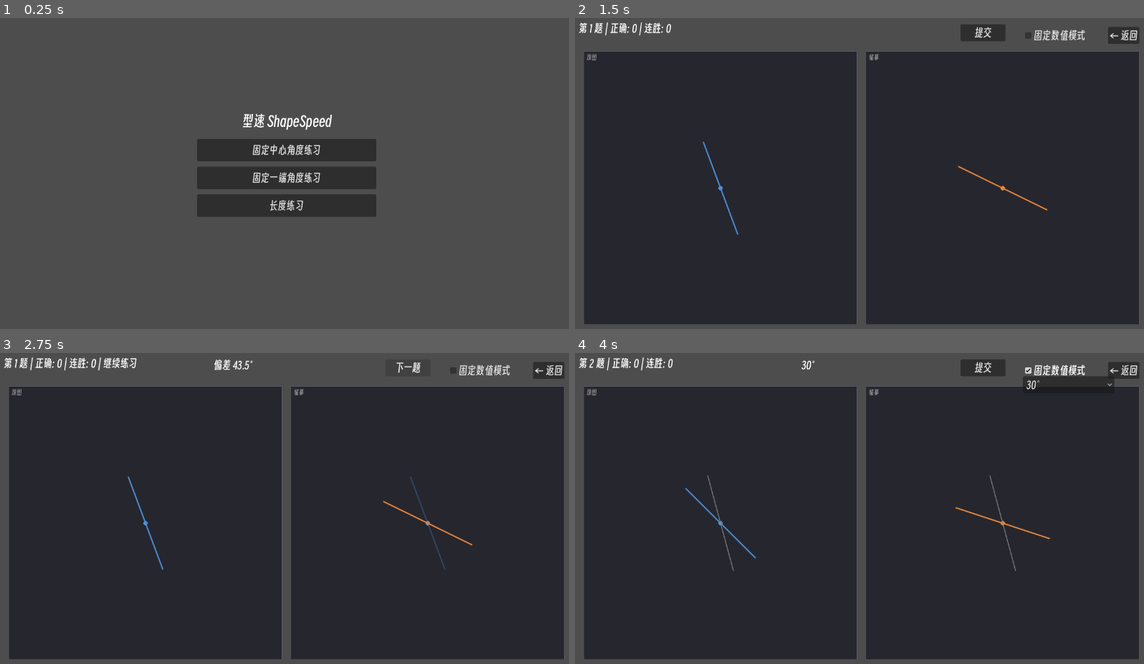
Above: before the commit, frames 1-4 (two rows, left to right).
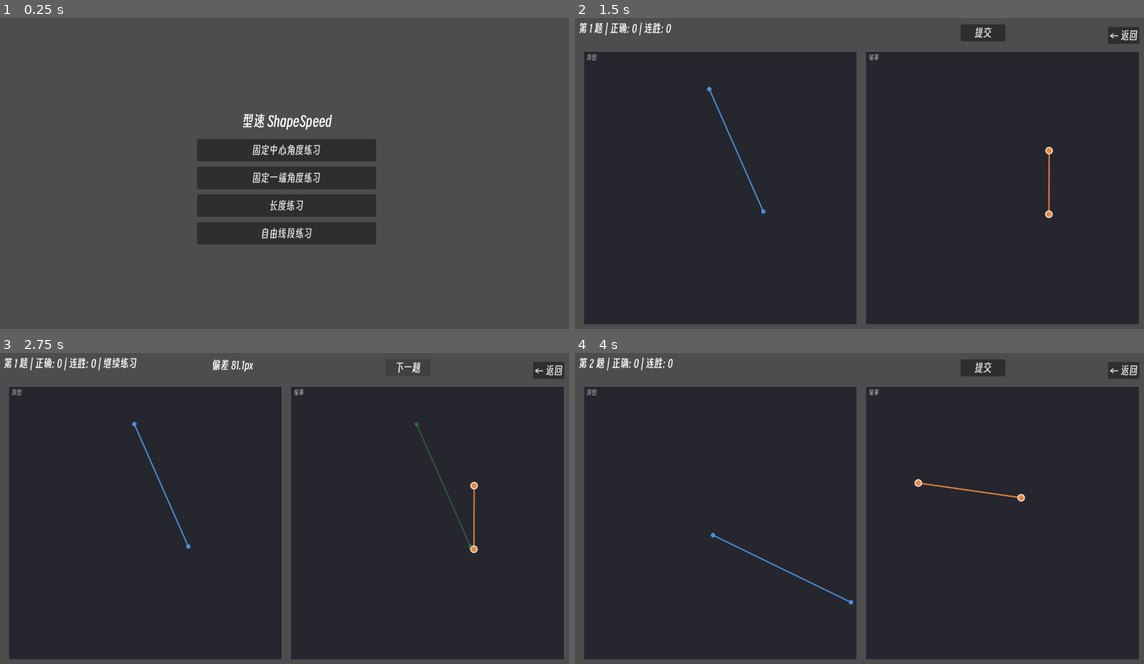
Above: after the commit, the same moments.

Repository: Andl-Liu/ShapeSpeed
Game: Godot game, scene res://src/scenes/menu.tscn
Same seed, same stepped clock (60 frames per second), same inputs: the game is played once before the commit and once after it.
Inputs (mouse positions are in pixels of both pictures, inside the frame that each line leads up to):
- Up to frame 1 (0.25 s): no input
- Up to frame 2 (1.5 s): click (859, 232) at 0.5 s, where only the run after the commit has a clickable "自由线段练习"; click (859, 148) at 1.25 s, where only the run before the commit has a clickable "固定中心角度练习"
- Up to frame 3 (2.75 s): click "提交" at 2 s
- Up to frame 4 (4 s): click "下一题" at 2.75 s; click (1070, 371) at 3.5 s, where only the run before the commit has a clickable "固定数值模式"

The runs differ from the first frame. In frame 1, 2.2% of the frame differs, in the area x 34-67%, y 65-73%; in frame 2, 0.7%; in frame 3, 1.0%; in frame 4, 1.4%.

Commit message:
完成了自由线段练习

Diff:
--- a/check_new_exercise.gd
+++ b/check_new_exercise.gd
@@ -147,5 +147,62 @@
 	assert(length_exercise.build_random_session_options() == {"is_fixed_length_mode": false},
 		"random session options mismatch")
 
+	# ══ 自由线段练习 ══
+	const FreeSegmentScript := preload("res://src/exercises/free_segment_exercise.gd")
+	var free_exercise = FreeSegmentScript.new()
+	assert(free_exercise != null, "free segment new() returned null")
+	assert(not free_exercise.has_fixed_value_mode(), "free segment should have no fixed value mode")
+
+	# 生成 200 次：目标/初始线段均满足边界与长度约束
+	for i in range(200):
+		free_exercise.generate(0)
+		var target_len: float = free_exercise._target_a.distance_to(free_exercise._target_b)
+		assert(target_len >= 50.0 and target_len <= 300.0,
+			"free target length out of range: %s" % target_len)
+		_assert_points_in_bounds(_collect_points(free_exercise.get_target_draw_date()), "free target")
+		_assert_points_in_bounds(_collect_points(free_exercise.get_copy_draw_date()), "free copy")
+		_assert_points_in_bounds(_collect_points(free_exercise.get_answer_draw_date()), "free answer")
+
+	# 精确复刻 → 无暇、满分
+	free_exercise._target_a = Vector2(100, 100)
+	free_exercise._target_b = Vector2(300, 100)
+	free_exercise._user_a = Vector2(100, 200)
+	free_exercise._user_b = Vector2(300, 200)
+	free_exercise.is_generated = true
+
+	var dragged_a: Vector2 = free_exercise.on_point_dragged(0, Vector2(100, 100))
+	assert(dragged_a == Vector2(100, 100), "drag point 0 failed: %s" % dragged_a)
+	free_exercise.on_point_dragged(1, Vector2(300, 100))
+
+	var r_exact: Dictionary = free_exercise.validate()
+	assert(r_exact["rating"] == BaseExercise.Rating.FLAWLESS, "exact copy should be flawless")
+	assert(absf(r_exact["score"] - 100.0) < 0.001, "exact copy should score 100")
+	assert(r_exact["average_error_px"] == 0.0, "exact copy error should be 0")
+
+	# 交换两个端点顺序也应无暇（最小匹配）
+	free_exercise._user_a = Vector2(300, 100)
+	free_exercise._user_b = Vector2(100, 100)
+	var r_swap: Dictionary = free_exercise.validate()
+	assert(r_swap["rating"] == BaseExercise.Rating.FLAWLESS, "swapped copy should be flawless")
+
+	# 单端点偏差 8px → 平均 4px → 完美
+	free_exercise._user_a = Vector2(308, 100)
+	free_exercise._user_b = Vector2(100, 100)
+	var r_perfect: Dictionary = free_exercise.validate()
+	assert(r_perfect["rating"] == BaseExercise.Rating.PERFECT, "8px endpoint offset should be perfect")
+	assert(absf(r_perfect["average_error_px"] - 4.0) < 0.001, "avg error should be 4")
+
+	# 单端点偏差 16px → 平均 8px → 过关
+	free_exercise._user_a = Vector2(316, 100)
+	assert(free_exercise.validate()["rating"] == BaseExercise.Rating.PASS, "16px offset should be pass")
+
+	# 单端点偏差 24px → 平均 12px → 继续练习
+	free_exercise._user_a = Vector2(324, 100)
+	assert(free_exercise.validate()["rating"] == BaseExercise.Rating.PRACTICE, "24px offset should be practice")
+
+	# 越界拖拽被夹取到边界框内
+	var clamped: Vector2 = free_exercise.on_point_dragged(0, Vector2(600, 100))
+	assert(clamped == Vector2(490, 100), "drag should clamp to margin box: %s" % clamped)
+
 	print("CHECK_OK")
 	quit(0)
--- a/src/autoload/exercise_factory.gd
+++ b/src/autoload/exercise_factory.gd
@@ -13,6 +13,7 @@
 	"angle_fixed_center": preload("res://src/exercises/angle_fixed_center_exercise.gd"),
 	"angle_fixed_end": preload("res://src/exercises/angle_fixed_end_exercise.gd"),
 	"length": preload("res://src/exercises/length_exercise.gd"),
+	"free_segment": preload("res://src/exercises/free_segment_exercise.gd"),
 }
 
 ## 类型 → 显示名称
@@ -20,6 +21,7 @@
 	"angle_fixed_center": "固定中心角度练习",
 	"angle_fixed_end": "固定一端角度练习",
 	"length": "长度练习",
+	"free_segment": "自由线段练习",
 }
 
 
--- /dev/null
+++ b/src/exercises/free_segment_exercise.gd
@@ -0,0 +1,263 @@
+extends BaseExercise
+
+
+# ── 常量 ──
+
+## 线段端点距区域边缘的最小距离（逻辑像素）
+const EDGE_MARGIN := 10.0
+
+## 线段长度范围（逻辑像素）
+const LINE_LENGTH_MIN := 50.0
+const LINE_LENGTH_MAX := 300.0
+
+## 评价档位（两端点匹配后的平均绝对偏差，逻辑像素）
+const FLAWLESS_ERROR_PX := 1.0
+const PERFECT_ERROR_PX := 3.0
+const PASS_ERROR_PX := 5.0
+
+
+# ── 公开属性（由 ExerciseFactory 在 generate() 之前设置）──
+
+## 颜色相关
+@export var color_target  := Settings.COLORS.target
+@export var color_user    := Settings.COLORS.user
+@export var color_correct := Settings.COLORS.correct
+
+## 线宽相关
+@export var line_width_main := Settings.LINE_WIDTH.main
+
+
+# ── 内部状态 ──
+
+var _target_a: Vector2 = Settings.CANVAS.default_center - Vector2(90.0, 0.0)
+var _target_b: Vector2 = Settings.CANVAS.default_center + Vector2(90.0, 0.0)
+var _user_a: Vector2 = _target_a
+var _user_b: Vector2 = _target_b
+
+
+# ── 辅助 ──
+
+## 判断逻辑点是否位于"距区域边缘 ≥ EDGE_MARGIN"的边界框内
+func _is_in_bounds(point: Vector2) -> bool:
+	var size: Vector2 = Settings.CANVAS.default_size
+	var min_pos: float = EDGE_MARGIN
+	var max_pos: float = size.x - EDGE_MARGIN
+	return (
+		point.x >= min_pos and point.x <= max_pos and
+		point.y >= min_pos and point.y <= max_pos
+	)
+
+
+## 将点夹取到边界框内（用户拖拽时使用）
+func _clamp_to_bounds(point: Vector2) -> Vector2:
+	var size: Vector2 = Settings.CANVAS.default_size
+	var min_pos: float = EDGE_MARGIN
+	var max_pos: float = size.x - EDGE_MARGIN
+	return Vector2(
+		clampf(point.x, min_pos, max_pos),
+		clampf(point.y, min_pos, max_pos)
+	)
+
+
+## 随机采样一条完全落在边界框内的线段（长度 [MIN, MAX]，随机方向）
+func _sample_segment() -> Array:
+	var length: float = randf_range(LINE_LENGTH_MIN, LINE_LENGTH_MAX)
+	var angle_deg: float = randf_range(0.0, 180.0)
+	var dir: Vector2 = GeometryUtils.line_endpoint(Vector2.ZERO, angle_deg, 1.0)
+
+	# 端点1 的可行范围：保证端点1 与端点2 = p + dir*length 均在边界框内
+	var min_pos: float = EDGE_MARGIN
+	var max_pos: float = Settings.CANVAS.default_size.x - EDGE_MARGIN
+	var x_range := Vector2(
+		max(min_pos, min_pos - dir.x * length),
+		min(max_pos, max_pos - dir.x * length)
+	)
+	var y_range := Vector2(
+		max(min_pos, min_pos - dir.y * length),
+		min(max_pos, max_pos - dir.y * length)
+	)
+
+	var p: Vector2 = Vector2(randf_range(x_range.x, x_range.y), randf_range(y_range.x, y_range.y))
+	return [p, p + dir * length]
+
+
+## 将两个用户端点与两个目标端点做最小距离匹配（交换顺序也计为正确）。
+## 返回 { "errors": Array, "error": float }；error = 两个匹配距离的平均值。
+func _match_user_to_target() -> Dictionary:
+	var d_aa: float = _user_a.distance_to(_target_a)
+	var d_ab: float = _user_a.distance_to(_target_b)
+	var d_ba: float = _user_b.distance_to(_target_a)
+	var d_bb: float = _user_b.distance_to(_target_b)
+
+	# 两种对应关系：直连 (A→a, B→b) 或交叉 (A→b, B→a)，取总偏差更小者
+	var identity_total: float = d_aa + d_bb
+	var swapped_total: float = d_ab + d_ba
+
+	if identity_total <= swapped_total:
+		return { "errors": [d_aa, d_bb], "error": identity_total / 2.0 }
+	return { "errors": [d_ab, d_ba], "error": swapped_total / 2.0 }
+
+
+## 根据平均绝对偏差返回评价等级
+func _compute_rating(error_px: float) -> BaseExercise.Rating:
+	if error_px <= FLAWLESS_ERROR_PX:
+		return BaseExercise.Rating.FLAWLESS
+	if error_px <= PERFECT_ERROR_PX:
+		return BaseExercise.Rating.PERFECT
+	if error_px <= PASS_ERROR_PX:
+		return BaseExercise.Rating.PASS
+	return BaseExercise.Rating.PRACTICE
+
+
+## 生成结束后校验当前状态是否满足边界约束
+func _validate_bounds() -> bool:
+	return (
+		_is_in_bounds(_target_a) and _is_in_bounds(_target_b) and
+		_is_in_bounds(_user_a) and _is_in_bounds(_user_b)
+	)
+
+
+# ── BaseExercise 核心方法实现 ──
+
+func generate(_difficulty: int) -> void:
+	difficulty = _difficulty
+
+	# 目标线段
+	var target: Array = _sample_segment()
+	_target_a = target[0]
+	_target_b = target[1]
+
+	# 初始用户线段：独立随机，两个端点均为可控点
+	var initial: Array = _sample_segment()
+	_user_a = initial[0]
+	_user_b = initial[1]
+
+	assert(_validate_bounds(), "Generated free segment geometry exceeds edge margin!")
+
+	is_generated = true
+	geometry_changed.emit()
+
+
+func validate() -> Dictionary:
+	assert(is_generated, "validate() called before generate()")
+
+	var match_info: Dictionary = _match_user_to_target()
+	var avg_error: float = match_info["error"]
+	var rating: BaseExercise.Rating = _compute_rating(avg_error)
+	# 与"过关"档（10px）对齐的评分容差
+	var accuracy: float = clampf(1.0 - avg_error / PASS_ERROR_PX, 0.0, 1.0)
+	var score: float = accuracy * 100.0
+
+	var result := {
+		"score": score,
+		"accuracy": accuracy,
+		"average_error_px": avg_error,
+		"endpoint_errors_px": match_info["errors"],
+		"rating": rating,
+		"target_a": _target_a,
+		"target_b": _target_b,
+		"user_a": _user_a,
+		"user_b": _user_b,
+	}
+
+	exercise_completed.emit(result)
+	return result
+
+
+func get_target_draw_date() -> Array:
+	return [
+		{
+			"type": "line",
+			"from": _target_a,
+			"to": _target_b,
+			"color": color_target,
+			"width": line_width_main,
+		},
+		{
+			"type": "circle",
+			"center": _target_a,
+			"radius": Settings.CANVAS.center_dot_radius,
+			"color": color_target,
+		},
+		{
+			"type": "circle",
+			"center": _target_b,
+			"radius": Settings.CANVAS.center_dot_radius,
+			"color": color_target,
+		},
+	]
+
+
+func get_copy_draw_date() -> Array:
+	return [
+		{
+			"type": "line",
+			"from": _user_a,
+			"to": _user_b,
+			"color": color_user,
+			"width": line_width_main,
+		},
+		{
+			"type": "control_point",
+			"center": _user_a,
+			"radius": Settings.CANVAS.control_point_radius,
+			"color": color_user,
+		},
+		{
+			"type": "control_point",
+			"center": _user_b,
+			"radius": Settings.CANVAS.control_point_radius,
+			"color": color_user,
+		},
+	]
+
+
+## 提交后叠加在临摹区的正确答案：绿色目标线段 + 两端点标记
+func get_answer_draw_date() -> Array:
+	return [
+		{
+			"type": "line",
+			"from": _target_a,
+			"to": _target_b,
+			"color": color_correct,
+			"width": line_width_main,
+		},
+		{
+			"type": "circle",
+			"center": _target_a,
+			"radius": Settings.CANVAS.center_dot_radius,
+			"color": color_correct,
+		},
+		{
+			"type": "circle",
+			"center": _target_b,
+			"radius": Settings.CANVAS.center_dot_radius,
+			"color": color_correct,
+		},
+	]
+
+
+func get_hint_text() -> String:
+	return ""
+
+
+# ── 可选覆写 ──
+
+func get_interaction_mode() -> BaseExercise.InteractionMode:
+	return BaseExercise.InteractionMode.FREE_MOVE
+
+
+## 两个端点均可自由拖动；位置夹取到边界框内
+func on_point_dragged(point_id: int, proposed_position: Vector2) -> Vector2:
+	var clamped: Vector2 = _clamp_to_bounds(proposed_position)
+	if point_id == 0:
+		_user_a = clamped
+	else:
+		_user_b = clamped
+	geometry_changed.emit()
+	return clamped
+
+
+## 提交后偏差提示
+func get_error_display_text(result: Dictionary) -> String:
+	return "偏差 %.1fpx" % result.get("average_error_px", 0.0)
Not shown, added: src/exercises/free_segment_exercise.gd.uid
